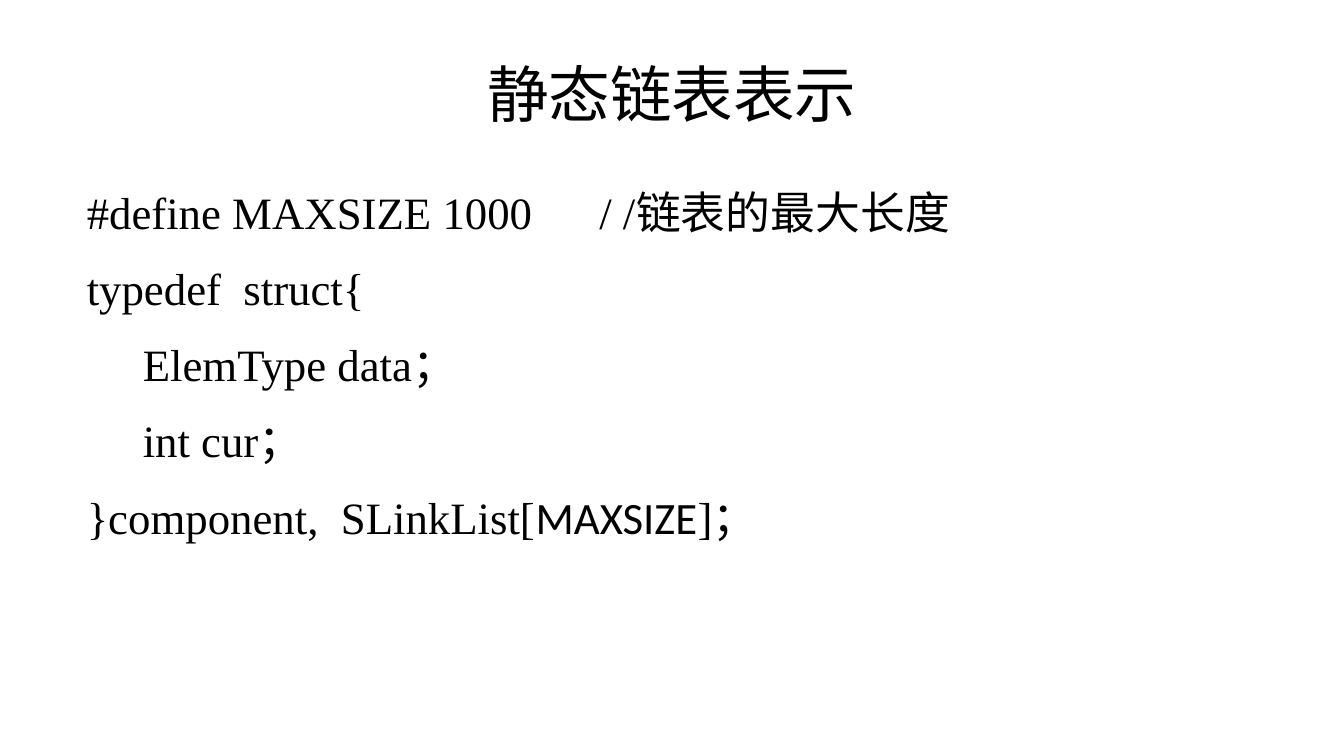
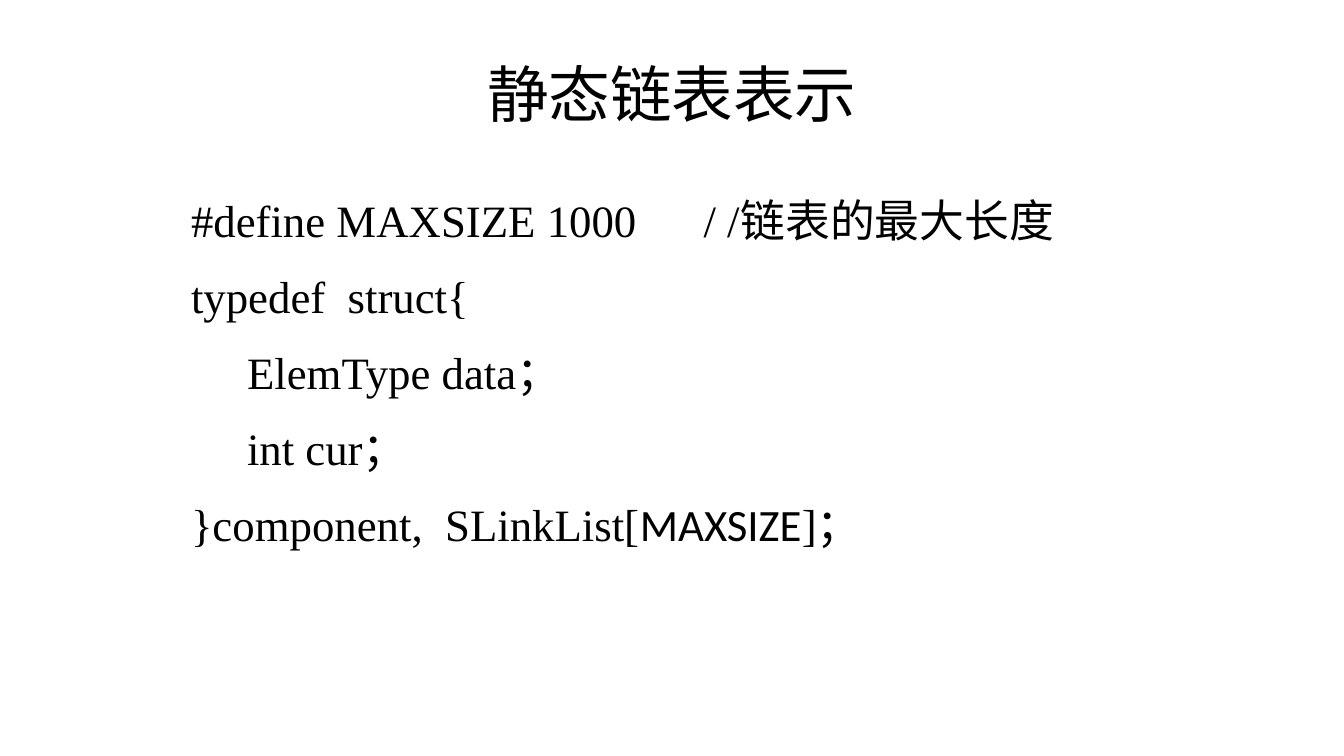
Before and after one commit to Gempittance/Data_Structur_Build, a slide deck: slide 53 of 数据结构PPT/ds2.pptx. Drawn at 1344x756 pixels with LibreOffice and Linux fonts; fonts in the diff are those of the drawing. Boxes give left, top, right and bottom in pixels: in the first picture for what was removed or moved away, otherwise in the second. Text is boxed around its words. In the diff, an @@ line names an element or a change of style, - is before the commit and + after.

```diff
--- a/数据结构PPT/ds2.pptx
+++ b/数据结构PPT/ds2.pptx
@@ text "#define MAXSIZE 1000 / /链表的最大长度": place and size @@
-text "#define MAXSIZE 1000 / /链表的最大长度" at (87, 194, 950, 543)
+text "#define MAXSIZE 1000 / /链表的最大长度" at (191, 202, 1054, 551)
```
Also in this commit, not shown: 3 other slides changed.
